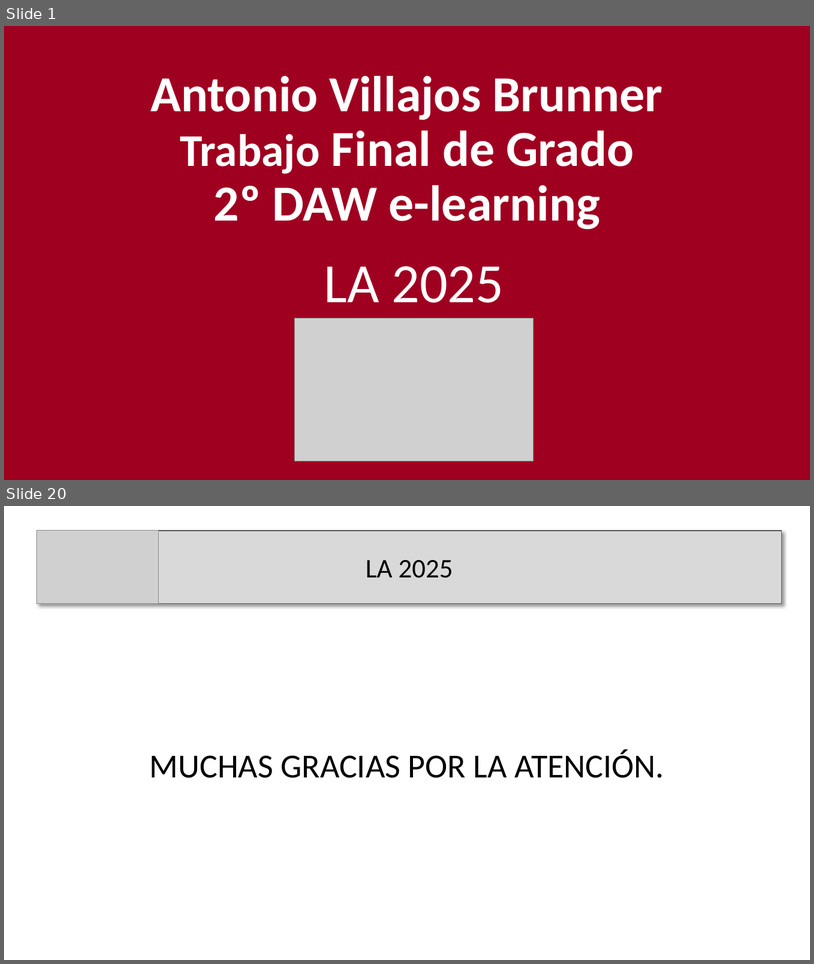
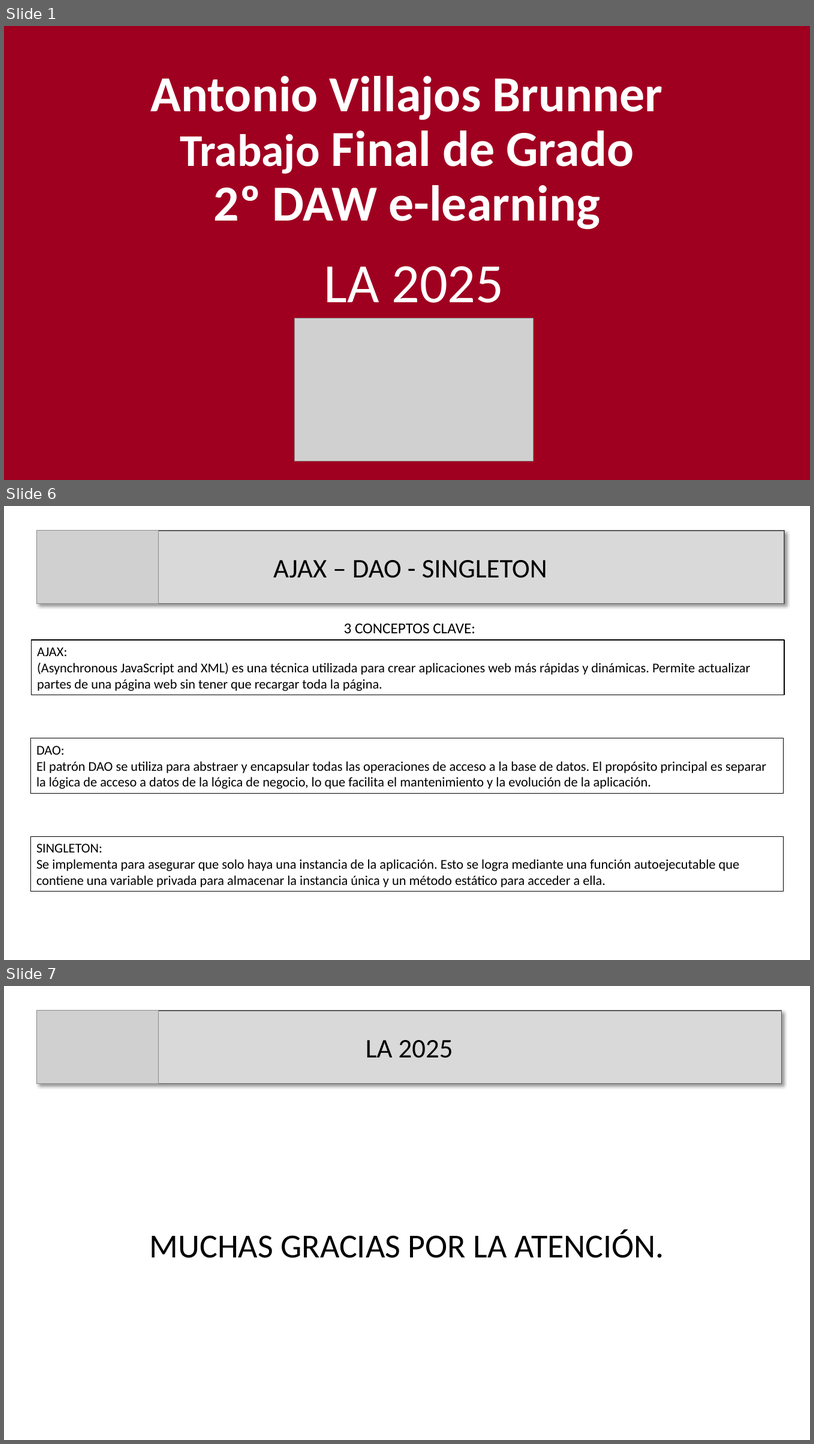
Before and after one commit to anvil555/La2025, a slide deck: Documentacion/Presentacion.pptx. Shown one above the other, each under a label of ours: slides 1 and 20 before the commit, slides 1, 6 and 7 after it; the slides between them are not shown. The pictures are 814x964 and 814x1444 pixels, drawn with LibreOffice and Linux fonts; fonts in the diff are those of the drawing; grey boxes stand for pictures. Boxes give left, top, right and bottom in pixels: in the first picture for what was removed or moved away, otherwise in the second. Text is boxed around its words. In the diff, an @@ line names an element or a change of style, - is before the commit and + after.

```diff
--- a/Documentacion/Presentacion.pptx
+++ b/Documentacion/Presentacion.pptx
@@ slide 6 added at (4, 506, 810, 960), background #FFFFFF @@
@@ rectangle added at (36, 531, 785, 604), fill #D9D9D9, outline #595959 1 pt, 32 pt, text #000000 @@
+AJAX – DAO - SINGLETON
@@ picture added at (36, 531, 158, 604) @@
@@ text added at (344, 623, 476, 633), 18 pt, text #000000 @@
+3 CONCEPTOS CLAVE:
@@ rectangle added at (31, 640, 785, 695), outline #000000 1 pt, 16 pt, text #000000 @@
+AJAX:
+(Asynchronous JavaScript and XML) es una técnica utilizada para crear aplicaciones web más rápidas y dinámicas. Permite actualizar partes de una página web sin tener que recargar toda la página.
@@ rectangle added at (30, 738, 785, 793), outline #000000 0.75 pt, 16 pt, text #000000 @@
+DAO:
+El patrón DAO se utiliza para abstraer y encapsular todas las operaciones de acceso a la base de datos. El propósito principal es separar la lógica de acceso a datos de la lógica de negocio, lo que facilita el mantenimiento y la evolución de la aplicación.
@@ rectangle added at (30, 837, 785, 891), outline #000000 0.75 pt, 16 pt, text #000000 @@
+SINGLETON:
+Se implementa para asegurar que solo haya una instancia de la aplicación. Esto se logra mediante una función autoejecutable que contiene una variable privada para almacenar la instancia única y un método estático para acceder a ella.
@@ what was slide 20 is now slide 7 @@
```
Also in this commit, not shown: 2 slides changed, 2 other slides added, 16 slides removed, 9 other files.
